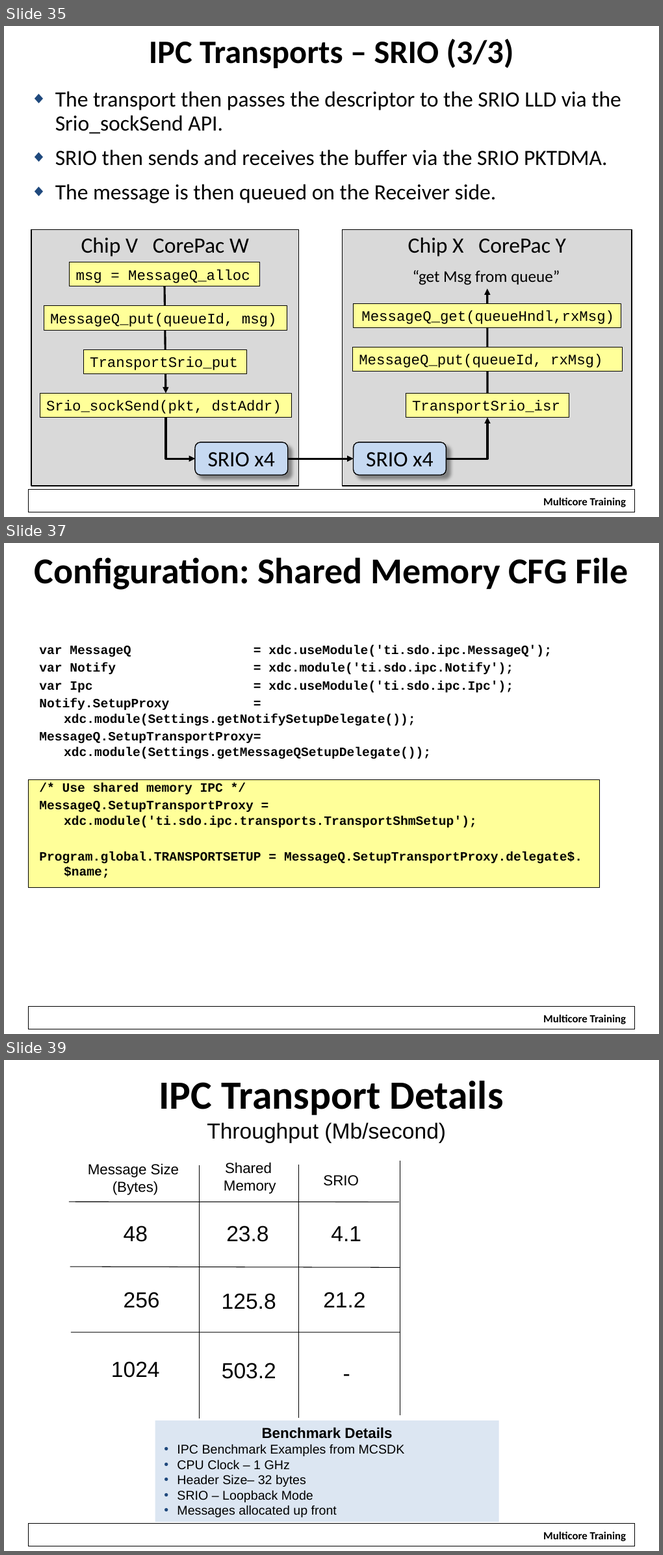
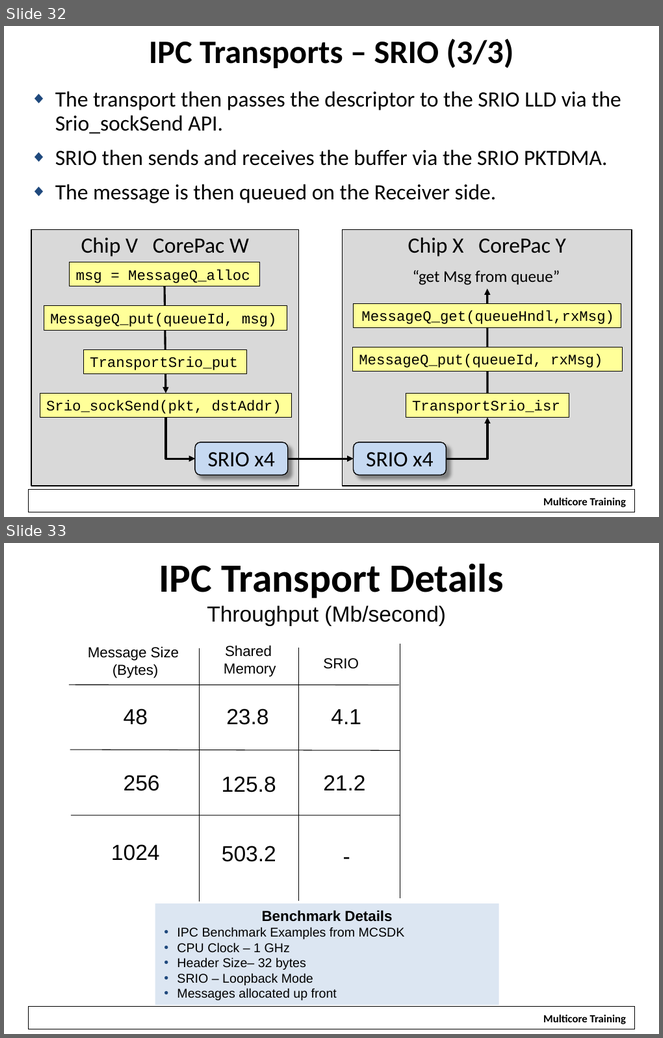
Before and after one commit to hari1989/keystone-workshop, a slide deck: preliminary/Working/presentations/KeyStoneII_ IPC.pptx. Shown one above the other, each under a label of ours: slides 35, 37 and 39 before the commit, slides 32 and 33 after it; the slides between them are not shown. The pictures are 663x1555 and 663x1038 pixels, drawn with LibreOffice and Linux fonts; fonts in the diff are those of the drawing; background and template pictures are left out. Boxes give left, top, right and bottom in pixels: in the first picture for what was removed or moved away, otherwise in the second. Text is boxed around its words. In the diff, an @@ line names an element or a change of style, - is before the commit and + after.

```diff
--- a/preliminary/Working/presentations/KeyStoneII_ IPC.pptx
+++ b/preliminary/Working/presentations/KeyStoneII_ IPC.pptx
@@ slide 37 removed at [4, 543, 659, 1034], background #FFFFFF; not listed: 2 template elements that a slide beside it also shows @@
@@ title removed at [35, 557, 628, 590] @@
-Configuration: Shared Memory CFG File
@@ text removed at [39, 645, 582, 878] @@
-var MessageQ = xdc.useModule('ti.sdo.ipc.MessageQ');
-var Notify = xdc.module('ti.sdo.ipc.Notify');
-var Ipc = xdc.useModule('ti.sdo.ipc.Ipc');
-Notify.SetupProxy = xdc.module(Settings.getNotifySetupDelegate());
-MessageQ.SetupTransportProxy= xdc.module(Settings.getMessageQSetupDelegate());
-/* Use shared memory IPC */
-MessageQ.SetupTransportProxy = xdc.module('ti.sdo.ipc.transports.TransportShmSetup');
-Program.global.TRANSPORTSETUP = MessageQ.SetupTransportProxy.delegate$.$name;
@@ rectangle removed at [29, 780, 600, 888] @@
@@ what was slide 35 is now slide 32 @@
@@ what was slide 39 is now slide 33 @@
```
Also in this commit, not shown: 4 slides changed, 11 slides added, 10 other slides removed.
